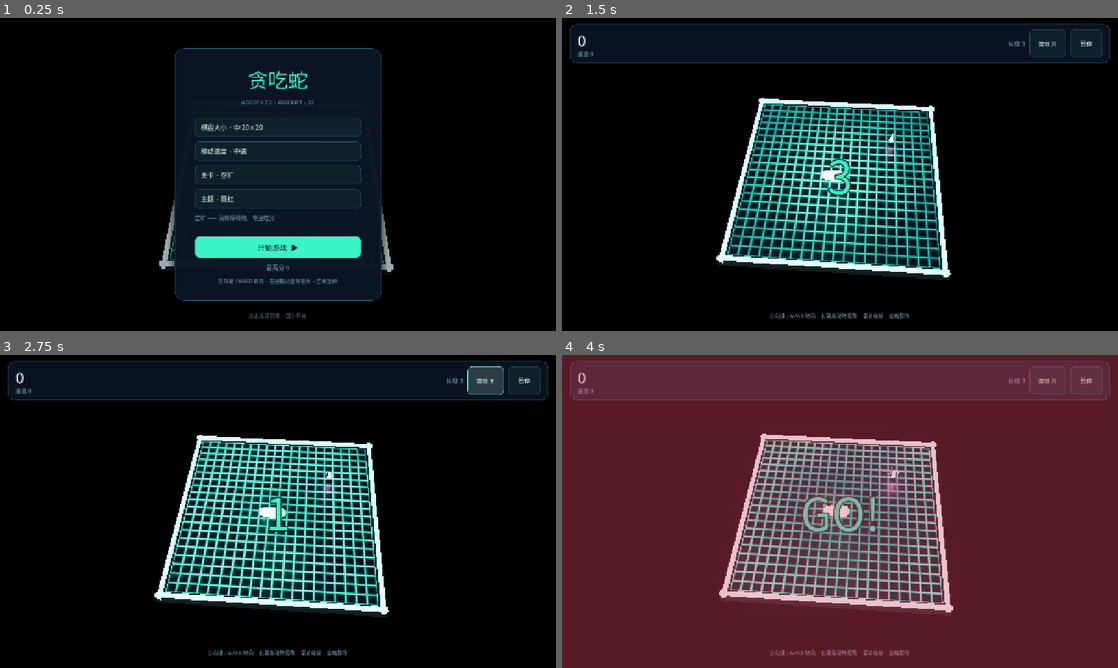
Above: before the commit, frames 1-4 (two rows, left to right).
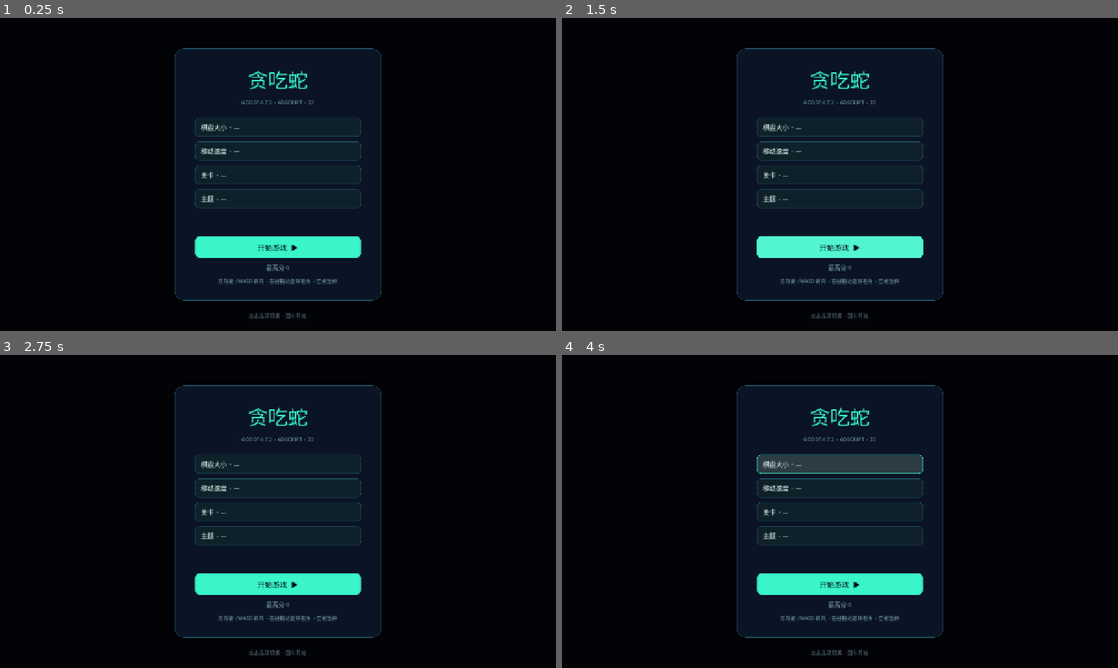
Above: after the commit, the same moments.

Repository: g-ai-002/godot-snake-3d
Game: Godot game, scene res://scenes/main.tscn
Same seed, same stepped clock (60 frames per second), same inputs: the game is played once before the commit and once after it.
Inputs (mouse positions are in pixels of both pictures, inside the frame that each line leads up to):
- Up to frame 1 (0.25 s): no input
- Up to frame 2 (1.5 s): click "开始游戏 ▶" at 0.5 s; click (840, 246) at 1.25 s, where only the run after the commit has a clickable "开始游戏 ▶"
- Up to frame 3 (2.75 s): click (483, 380) at 2 s, where only the run before the commit has a clickable "音效 开"
- Up to frame 4 (4 s): click (1045, 380) at 2.75 s, where only the run before the commit has a clickable "音效 关"; click (840, 464) at 3.5 s, where only the run after the commit has a clickable "棋盘大小 · —"

The runs differ from the first frame. In frame 1, 0.7% of the frame differs, in the area x 28-71%, y 34-82%; in frame 2, 33%; in frame 3, 33%; in frame 4, 100%, in the area x 0-100%, y 0-100%.
Error after the commit: Parse Error: Identifier "_popup_pool" not declared in the current scope. (res://scripts/game.gd:623)

Commit message:
perf(game): 复用飘字与爆散粒子节点，缓存食物网格
- 飘字与爆散粒子改为开局预热的对象池，吃食物时不再新建节点、材质与网格
- 食物形状网格按种类静态缓存，避免重复构建
- 道具胶囊仅在种类变化时重建，剩余时间只刷新文字
- 进食不再触发镜头抖动

Diff:
--- a/scripts/food_view.gd
+++ b/scripts/food_view.gd
@@ -115,7 +115,12 @@
 	_light.light_energy = 1.1 + sin(_time * 3.5) * 0.25
 
 
+static var _shape_cache: Dictionary = {}
+
+
 func _shape_mesh(shape_kind: String) -> Mesh:
+	if _shape_cache.has(shape_kind):
+		return _shape_cache[shape_kind]
 	var result: Mesh
 	match shape_kind:
 		"speed_up":
--- a/scripts/game.gd
+++ b/scripts/game.gd
@@ -5,6 +5,9 @@
 const COUNTDOWN_TIME := 3.0
 const POWERUP_CHANCE := 0.28
 const BODY_Y := 0.46
+const POPUP_POOL_SIZE := 8
+const BURST_POOL_SIZE := 6
+const BURST_AMOUNT := 44
 
 const EFFECT_DURATIONS := {
 	"speed_up": 6.0,
@@ -84,6 +87,7 @@
 	rng.randomize()
 	_load_settings()
 	_build_environment()
+	_warm_effects()
 
 	hud.start_pressed.connect(start_game)
 	hud.restart_pressed.connect(start_game)
@@ -360,7 +364,6 @@
 	var world := cell_world(new_head) + Vector3(0.0, 0.3, 0.0)
 	_spawn_popup("+%d" % gain, world)
 	_burst(world, _food_color(), 24, 5.0)
-	rig.add_shake(0.18)
 
 	if food_kind == "":
 		Sfx.play("eat")
@@ -605,62 +608,97 @@
 	hud.set_effects(effects)
 
 
+## 开局一次性建好飘字与爆散粒子池，运行时只改参数复用，避免吃食物时卡帧。
+func _warm_effects() -> void:
+	for i in POPUP_POOL_SIZE:
+		var label := Label3D.new()
+		label.font = UiFont.get_font()
+		label.font_size = 64
+		label.pixel_size = 0.006
+		label.billboard = BaseMaterial3D.BILLBOARD_ENABLED
+		label.no_depth_test = true
+		label.outline_size = 12
+		label.visible = false
+		add_child(label)
+		_popup_pool.append(label)
+
+	for i in BURST_POOL_SIZE:
+		var particles := GPUParticles3D.new()
+		particles.amount = BURST_AMOUNT
+		particles.lifetime = 0.75
+		particles.one_shot = true
+		particles.explosiveness = 1.0
+		particles.emitting = false
+
+		var process := ParticleProcessMaterial.new()
+		process.emission_shape = ParticleProcessMaterial.EMISSION_SHAPE_SPHERE
+		process.emission_sphere_radius = 0.22
+		process.direction = Vector3(0.0, 1.0, 0.0)
+		process.spread = 180.0
+		process.initial_velocity_min = 1.75
+		process.initial_velocity_max = 5.0
+		process.gravity = Vector3(0.0, -2.5, 0.0)
+		process.scale_min = 0.6
+		process.scale_max = 1.5
+		particles.process_material = process
+
+		var mesh := SphereMesh.new()
+		mesh.radius = 0.05
+		mesh.height = 0.1
+		var material := StandardMaterial3D.new()
+		material.emission_enabled = true
+		material.emission_energy_multiplier = 3.5
+		mesh.material = material
+		particles.draw_pass_1 = mesh
+
+		add_child(particles)
+		_burst_pool.append(particles)
+
+
 func _spawn_popup(text: String, world: Vector3) -> void:
-	var label := Label3D.new()
+	var label := _popup_pool[_popup_index]
+	_popup_index = (_popup_index + 1) % _popup_pool.size()
+
+	var running: Variant = label.get_meta("fx_tween", null)
+	if running is Tween and running.is_valid():
+		running.kill()
+
 	label.text = text
-	label.font = UiFont.get_font()
-	label.font_size = 64
-	label.pixel_size = 0.006
-	label.billboard = BaseMaterial3D.BILLBOARD_ENABLED
-	label.no_depth_test = true
-	label.outline_size = 12
 	label.outline_modulate = Color(colors["bg_bottom"], 0.95)
 	label.modulate = colors["accent"]
 	label.position = world + Vector3(0.0, 1.0, 0.0)
-	add_child(label)
+	label.visible = true
 
 	var tween := label.create_tween()
 	tween.set_parallel(true)
 	tween.tween_property(label, "position:y", label.position.y + 1.0, 0.8) \
 		.set_trans(Tween.TRANS_CUBIC).set_ease(Tween.EASE_OUT)
 	tween.tween_property(label, "modulate:a", 0.0, 0.7).set_delay(0.3)
-	tween.chain().tween_callback(label.queue_free)
+	tween.chain().tween_callback(_hide_popup.bind(label))
+	label.set_meta("fx_tween", tween)
+
+
+func _hide_popup(label: Label3D) -> void:
+	label.visible = false
 
 
 func _burst(world: Vector3, color: Color, amount: int, speed: float) -> void:
-	var particles := GPUParticles3D.new()
-	particles.amount = amount
-	particles.lifetime = 0.75
-	particles.one_shot = true
-	particles.explosiveness = 1.0
+	var particles := _burst_pool[_burst_index]
+	_burst_index = (_burst_index + 1) % _burst_pool.size()
+
 	particles.position = world
-
-	var process := ParticleProcessMaterial.new()
-	process.emission_shape = ParticleProcessMaterial.EMISSION_SHAPE_SPHERE
-	process.emission_sphere_radius = 0.22
-	process.direction = Vector3(0.0, 1.0, 0.0)
-	process.spread = 180.0
+	particles.amount = maxi(amount, 1)
+	particles.emitting = true
+	particles.restart()
+
+	var process := particles.process_material as ParticleProcessMaterial
 	process.initial_velocity_min = speed * 0.35
 	process.initial_velocity_max = speed
-	process.gravity = Vector3(0.0, -2.5, 0.0)
-	process.scale_min = 0.6
-	process.scale_max = 1.5
-	particles.process_material = process
-
-	var mesh := SphereMesh.new()
-	mesh.radius = 0.05
-	mesh.height = 0.1
-	var material := StandardMaterial3D.new()
+
+	var mesh := particles.draw_pass_1 as SphereMesh
+	var material := mesh.material as StandardMaterial3D
 	material.albedo_color = color
-	material.emission_enabled = true
 	material.emission = color
-	material.emission_energy_multiplier = 3.5
-	mesh.material = material
-	particles.draw_pass_1 = mesh
-
-	add_child(particles)
-	particles.emitting = true
-	get_tree().create_timer(1.4).timeout.connect(particles.queue_free)
 
 
 func _food_color() -> Color:
--- a/scripts/hud.gd
+++ b/scripts/hud.gd
@@ -481,31 +481,41 @@
 	_last_effects = effects.duplicate()
 	var signature := ""
 	for key in effects:
-		signature += "%s:%d;" % [key, int(ceil(float(effects[key])))]
-	if signature == _effect_signature:
-		return
-	_effect_signature = signature
-
-	for child in _effects_box.get_children():
-		child.queue_free()
-
+		signature += "%s;" % key
+
+	# 只有道具种类变化时才重建胶囊，剩余时间只刷新文字，避免每秒重建节点掉帧。
+	if signature != _effect_signature:
+		_effect_signature = signature
+		for child in _effects_box.get_children():
+			_effects_box.remove_child(child)
+			child.queue_free()
+
+		for key in effects:
+			var color := _effect_color(key)
+			var chip := PanelContainer.new()
+			var style := StyleBoxFlat.new()
+			style.bg_color = Color(color.r, color.g, color.b, 0.14)
+			style.border_color = Color(color.r, color.g, color.b, 0.65)
+			style.set_border_width_all(1)
+			style.set_corner_radius_all(8)
+			style.content_margin_left = 10
+			style.content_margin_right = 10
+			style.content_margin_top = 3
+			style.content_margin_bottom = 3
+			chip.add_theme_stylebox_override("panel", style)
+			var label := _make_label("", 12)
+			label.add_theme_color_override("font_color", color)
+			chip.add_child(label)
+			_effects_box.add_child(chip)
+
+	var index := 0
 	for key in effects:
-		var color := _effect_color(key)
-		var chip := PanelContainer.new()
-		var style := StyleBoxFlat.new()
-		style.bg_color = Color(color.r, color.g, color.b, 0.14)
-		style.border_color = Color(color.r, color.g, color.b, 0.65)
-		style.set_border_width_all(1)
-		style.set_corner_radius_all(8)
-		style.content_margin_left = 10
-		style.content_margin_right = 10
-		style.content_margin_top = 3
-		style.content_margin_bottom = 3
-		chip.add_theme_stylebox_override("panel", style)
-		var label := _make_label("%s %.1fs" % [EFFECT_LABELS.get(key, key), float(effects[key])], 12)
-		label.add_theme_color_override("font_color", color)
-		chip.add_child(label)
-		_effects_box.add_child(chip)
+		if index >= _effects_box.get_child_count():
+			break
+		var chip_label := _effects_box.get_child(index).get_child(0) as Label
+		if chip_label != null:
+			chip_label.text = "%s %.1fs" % [EFFECT_LABELS.get(key, key), float(effects[key])]
+		index += 1
 
 
 func _effect_color(key: String) -> Color:
